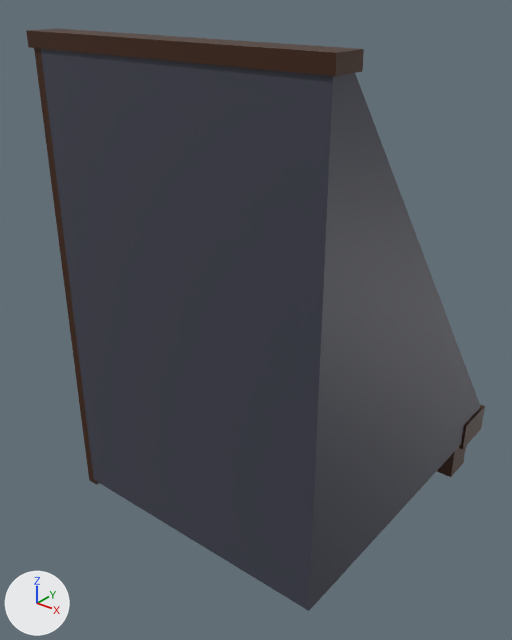
The FBX model 3D/Batiment/MaisonRicheVillage/MaisRich_toit_fin_G.fbx, before and after one commit.
Before and after are seen from a 50 mm camera at (0.416, -0.536, 0.443) aimed at (-0.032, 0.025, 0.096). Arrows for +X, +Y and +Z are at lower left; the lights stay in place. Where no turn or scale is listed for an object, it has been applied to the vertices.
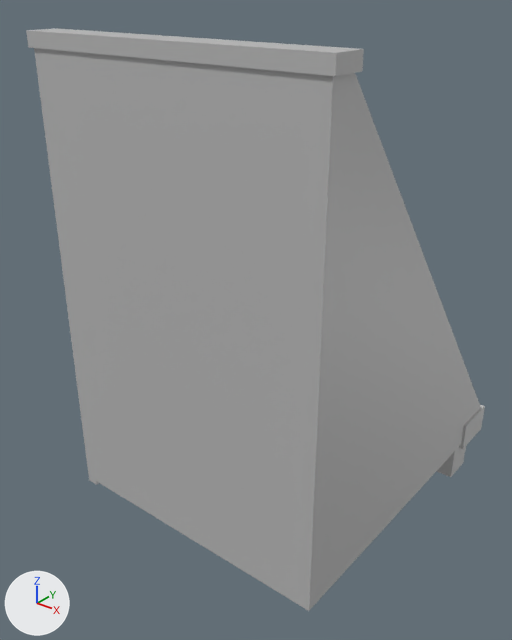
The newer file is also turned or shifted as a whole; pictures and numbers use the older file's frame.

Pixel boxes [x1, y1, x2, y2] of what changed, in the pictures (512 x 640 px):
part 1 of me_mesh, recoloured: [41, 49, 481, 611] in both
part 2 of me_mesh, recoloured (brown to grey): [26, 28, 485, 485] in both

The change in detail:
Material 'defaultPolygonShader' (mat_defaultpolygonshader) is new.
Its base color is (0.5, 0.5, 0.5) (grey #bcbcbc).
me_mesh has 140 vertices, 124 faces and spans x -0.163..0.163, y -0.199..0.199, z -0.269..0.269.
me_mesh is used by ob_polysurface99; location (-0.006, 0.068, 0.13).
me_mesh part 1: all 9 faces that had it switch from mat_toit (dark blue #3f414f) to mat_defaultpolygonshader (grey #bcbcbc).
me_mesh part 2: all 115 faces that had it switch from mat_bois (brown #3d1c00) to mat_defaultpolygonshader (grey #bcbcbc).
